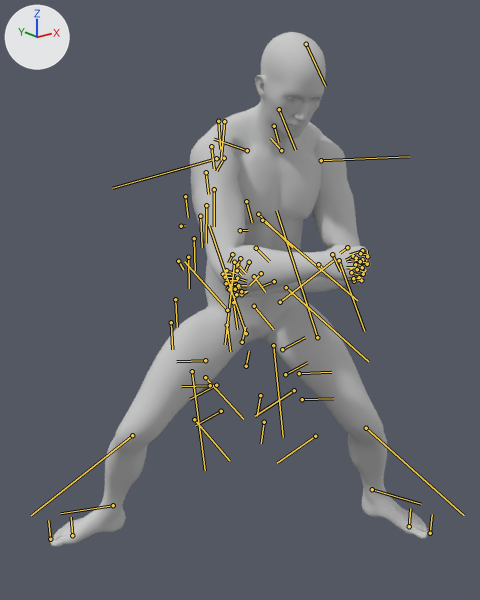
Renders of the FBX model Character/Animation/Fbx/Idle/Anim_Weapon_0_R_TurnR90.FBX from each side of a commit.
One viewpoint serves both versions: a camera (50 mm lens) standing at (-1.025, -1.364, 1.457) and looking at (0.172, 0.132, 0.858). Arrows for +X, +Y and +Z are at upper left; the lights stay in place. Both versions are drawn at frame 27 of the action 'Take 001'; the numbers are the values there. The bones that bend it are drawn over the model as lines.

Objects in the first picture: 'Male_Body', 'Male_Eyelash', 'Male_Foot', 'Male_Hand', 'Male_Head', 'Male_Leg'.
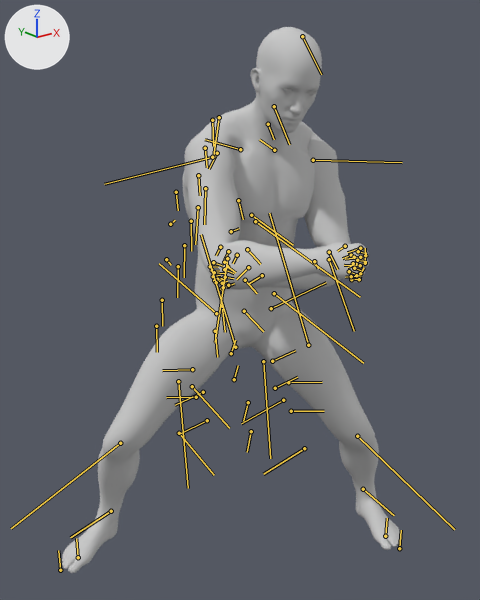
Where the change shows, as pixel boxes [x1, y1, x2, y2] in the pictures (480 x 600 px):
'Male_Leg', posed: before [103, 280, 387, 505]; after [98, 282, 379, 511]
'Male_Body', posed: before [190, 114, 360, 292]; after [182, 112, 351, 294]
'Male_Head', posed: before [236, 32, 326, 214]; after [231, 27, 322, 212]
'Male_Foot', posed (10% narrower, 40% taller): before [51, 483, 429, 547]; after [61, 483, 401, 573]
'Male_Hand', posed (8% wider, 11% shorter): before [225, 244, 371, 299]; after [211, 242, 369, 291]
'Male_Eyeball', posed (20% taller): before [289, 97, 318, 101]; after [285, 89, 313, 94]
'Male_Eyelash', posed (50% taller): before [288, 97, 322, 102]; after [282, 88, 316, 96]
bone 'Bip001 Spine', root to tip: before (254, 276) to (265, 292); after (245, 280) to (257, 293)
bone 'Bip001 Spine1', root to tip: before (256, 248) to (269, 261); after (247, 249) to (260, 264)
bone 'Bip001 Spine2', root to tip: before (258, 214) to (292, 247); after (251, 215) to (293, 245)
bone 'Bip001 Head', root to tip: before (279, 109) to (295, 150); after (274, 106) to (289, 144)
bone 'Bip001 L UpperArm', root to tip: before (321, 160) to (409, 156); after (313, 160) to (402, 162)
bone 'Bip001 R UpperArm', root to tip: before (216, 158) to (112, 188); after (212, 157) to (104, 184)
bone 'Bip001 R Thigh', root to tip: before (227, 310) to (184, 261); after (216, 313) to (159, 263)
bone 'Bip001 R Calf', root to tip: before (132, 435) to (31, 515); after (120, 443) to (11, 528)
bone 'Bip001 R Foot', root to tip: before (113, 505) to (60, 513); after (111, 511) to (70, 537)
bone 'Bip001 L Thigh', root to tip: before (280, 302) to (333, 260); after (271, 308) to (326, 282)
bone 'Bip001 L Foot', root to tip: before (372, 489) to (421, 504); after (363, 489) to (394, 515)

The edits, one by one:
Object 'Bip001' (bone_rig_object) moves from (9.485, 30.553, 80.827) to (6.392, 24.981, 80.935).
Object 'Bip001' (bone_rig_object) turns from (3, 7, -71) to (-1, 3, -71) degrees about its own x, y and z.
Bone 'Bip001 Spine' (bone_bip001_spine) turns from (1, -1, 3) to (2, -1, 3) degrees about its own x, y and z.
Bone 'Bip001 Spine1' (bone_bip001_spine1) turns from (1, -2, 7) to (-1, -2, 12) degrees about its own x, y and z.
Bone 'Bip001 Spine2' (bone_bip001_spine2) turns from (1, -2, 7) to (7, -1, 3) degrees about its own x, y and z.
Bone 'Bip001 Head' (bone_bip001_head) turns from (1, 0, 0) to (-5, 1, -1) degrees about its own x, y and z.
Bone 'Bip001 L UpperArm' (bone_bip001_l_upperarm) turns from (66, 34, -36) to (67, 38, -40) degrees about its own x, y and z.
Bone 'Bip001 R UpperArm' (bone_bip001_r_upperarm) turns from (-10, -23, -37) to (-10, -18, -33) degrees about its own x, y and z.
Bone 'Bip001 R Thigh' (bone_bip001_r_thigh) turns from (30, -36, 25) to (34, -32, 19) degrees about its own x, y and z.
Bone 'Bip001 R Calf' (bone_bip001_r_calf) turns from (0, 0, -43) to (0, 0, -46) degrees about its own x, y and z.
Bone 'Bip001 R Foot' (bone_bip001_r_foot) turns from (22, 12, -6) to (-19, 11, 2) degrees about its own x, y and z.
Bone 'Bip001 L Thigh' (bone_bip001_l_thigh) turns from (4, 14, 43) to (7, 18, 36) degrees about its own x, y and z.
Bone 'Bip001 L Foot' (bone_bip001_l_foot) turns from (-9, -19, 4) to (25, -23, 7) degrees about its own x, y and z.
